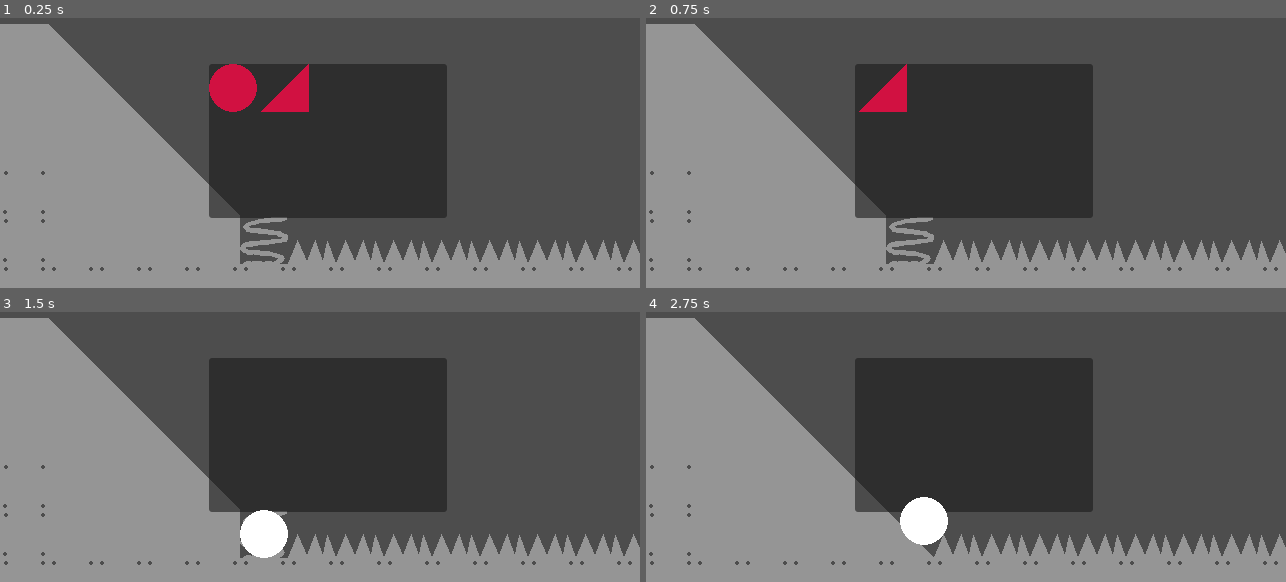
Above: before the commit, frames 1-4 (two rows, left to right).
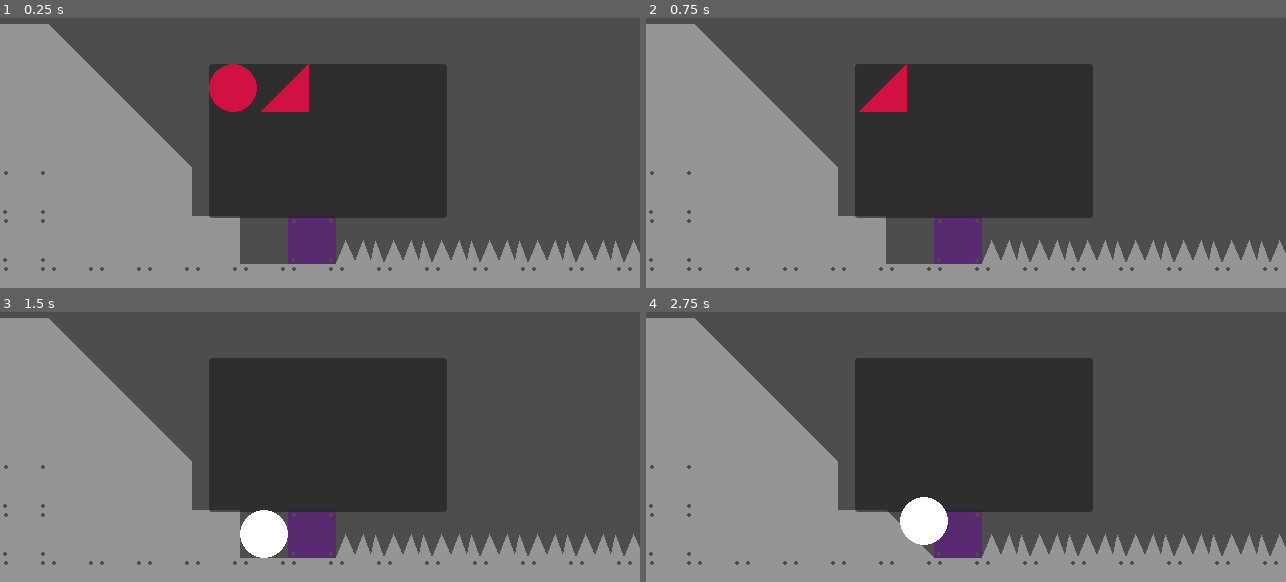
Above: after the commit, the same moments.

Repository: Akraja007/project
Game: Godot game, scene res://main.tscn
Two runs of this game, one before a commit and one after it. Both use one fixed random seed, a clock stepped at 60 frames per second and the inputs below.
Inputs (mouse positions are in pixels of both pictures, inside the frame that each line leads up to):
- Up to frame 1 (0.25 s): no input
- Up to frame 2 (0.75 s): tap Enter at 0.5 s; drag from (876, 88) to (908, 239) at 0.52 s
- Up to frame 3 (1.5 s): drag from (236, 382) to (262, 533) at 1.27 s
- Up to frame 4 (2.75 s): move the mouse to (1030, 322) at 2.02 s; press the mouse at (1030, 322) at 2.03 s

The runs differ from the first frame. In frame 1, 2.5% of the frame differs, in the area x 30-53%, y 55-92%; in frame 2, 2.5%; in frame 3, 2.0%; in frame 4, 1.8%.

Commit message:
version 1.0

Diff:
--- /dev/null
+++ b/God.gd
@@ -0,0 +1,11 @@
+extends Node
+
+
+# Called when the node enters the scene tree for the first time.
+func _ready():
+	pass # Replace with function body.
+
+
+# Called every frame. 'delta' is the elapsed time since the previous frame.
+func _process(delta):
+	pass
--- /dev/null
+++ b/cup.gd
@@ -0,0 +1,9 @@
+extends Area2D
+
+func _on_body_entered(body):
+	print("level over")
+	pass # Replace with function body.
+
+
+#create nodelevel script export level coin and other obj send data into
+# a level and level send to god
--- /dev/null
+++ b/cup.tscn
@@ -0,0 +1,19 @@
+[gd_scene load_steps=4 format=3 uid="uid://dbc14c6xo718k"]
+
+[ext_resource type="Script" path="res://cup.gd" id="1_k7ktk"]
+[ext_resource type="Texture2D" uid="uid://twojghnrls1" path="res://art/fixed block.png" id="1_tjgx0"]
+
+[sub_resource type="RectangleShape2D" id="RectangleShape2D_0gcwm"]
+size = Vector2(48, 48)
+
+[node name="cup" type="Area2D"]
+script = ExtResource("1_k7ktk")
+
+[node name="Sprite2D" type="Sprite2D" parent="."]
+self_modulate = Color(0.592157, 0.286275, 0.752941, 1)
+texture = ExtResource("1_tjgx0")
+
+[node name="CollisionShape2D" type="CollisionShape2D" parent="."]
+shape = SubResource("RectangleShape2D_0gcwm")
+
+[connection signal="body_entered" from="." to="." method="_on_body_entered"]
--- a/main.tscn
+++ b/main.tscn
@@ -7,6 +7,7 @@
 [ext_resource type="Texture2D" uid="uid://cd3wfnlhxha46" path="res://art/spikl.png" id="4_kxa07"]
 [ext_resource type="Texture2D" uid="uid://qmrkqe17tqlk" path="res://art/springl.png" id="5_2jsc6"]
 [ext_resource type="PackedScene" uid="uid://dgyrkuieracf1" path="res://spring.tscn" id="6_2g6ek"]
+[ext_resource type="PackedScene" uid="uid://dbc14c6xo718k" path="res://cup.tscn" id="6_77r02"]
 [ext_resource type="Script" path="res://sloat1.gd" id="7_cej5t"]
 [ext_resource type="Resource" uid="uid://c0iurut7vqnhk" path="res://OBJ_data/ball_data.tres" id="8_n7nym"]
 [ext_resource type="Resource" uid="uid://ch1s3n3y8f5bv" path="res://OBJ_data/righ_data.tres" id="9_l3pef"]
@@ -69,6 +70,7 @@
 0:0/0/physics_layer_0/polygon_0/points = PackedVector2Array(-24, -24, 24, -24, 24, 24, -24, 24)
 
 [sub_resource type="TileSetScenesCollectionSource" id="TileSetScenesCollectionSource_8yvfb"]
+scenes/2/scene = ExtResource("6_77r02")
 scenes/6/scene = ExtResource("6_2g6ek")
 
 [sub_resource type="TileSet" id="TileSet_f7kru"]
@@ -87,7 +89,7 @@
 modulate = Color(0.584314, 0.584314, 0.584314, 1)
 tile_set = SubResource("TileSet_f7kru")
 format = 2
-layer_0/tile_data = PackedInt32Array(327680, 1, 0, 393216, 1 …(152 unchanged characters)…  1, 0, 458764, 1, 0, 458765, 1, 0, 393221, 5, 393216, 393222, 3, 0, 393223, 3, 0, 393224, 3, 0, 393225, 3, 0, 393226, 3, 0, 393227, 3, 0, 393228, 3, 0, 393229, 3, 0, 393220, 0, 0, 393219, 0, 0, 393218, 0, 0, 393217, 0, 0, 327681, 0, 0, 327682, 0, 0, 327683, 0, 0, 262146, 0, 0, 262145, 0, 0, 196609, 0, 0, 196608, 0, 0, 262143, 0, 0, 262144, 0, 0, 327679, 0, 0, 393215, 0, 0, 458751, 0, 0, 524287, 0, 0, 327684, 2, 131072, 262147, 2, 131072, 196610, 2, 131072,  …(74 unchanged characters)…
+layer_0/tile_data = PackedInt32Array(327680, 1, 0, 393216, 1 …(152 unchanged characters)…  1, 0, 458764, 1, 0, 458765, 1, 0, 393222, 5, 131072, 393223, 3, 0, 393224, 3, 0, 393225, 3, 0, 393226, 3, 0, 393227, 3, 0, 393228, 3, 0, 393229, 3, 0, 393220, 0, 0, 393219, 0, 0, 393218, 0, 0, 393217, 0, 0, 327681, 0, 0, 327682, 0, 0, 327683, 0, 0, 262146, 0, 0, 262145, 0, 0, 196609, 0, 0, 196608, 0, 0, 262143, 0, 0, 262144, 0, 0, 327679, 0, 0, 393215, 0, 0, 458751, 0, 0, 524287, 0, 0, 262147, 2, 131072, 196610, 2, 131072,  …(74 unchanged characters)…
 script = ExtResource("2_2vsd3")
 
 [node name="Control" type="Control" parent="."]
@@ -121,6 +123,7 @@
 script = ExtResource("7_cej5t")
 data = ExtResource("9_l3pef")
 
+[connection signal="body_entered" from="TileMap/@Area2D@46678" to="TileMap/@Area2D@46678" method="_on_body_entered" flags=18]
 [connection signal="gui_input" from="Control/Panel/GridContainer/sloat1" to="Control/Panel/GridContainer/sloat1" method="_on_gui_input"]
 [connection signal="on_drag" from="Control/Panel/GridContainer/sloat1" to="TileMap" method="_on_sloat_on_drag"]
 [connection signal="gui_input" from="Control/Panel/GridContainer/sloat2" to="Control/Panel/GridContainer/sloat2" method="_on_gui_input"]
--- a/project.godot
+++ b/project.godot
@@ -16,6 +16,10 @@
 config/features=PackedStringArray("4.1", "Mobile")
 config/icon="res://icon.svg"
 
+[autoload]
+
+God="*res://God.gd"
+
 [display]
 
 window/size/viewport_width=640
--- a/spring.gd
+++ b/spring.gd
@@ -1,6 +1,7 @@
 extends Area2D
-
+@export var power:int=600
 
 func _on_body_entered(body):
-
+	if body.name=="ball":
+		body.apply_central_impulse(Vector2i.UP*power)
 	pass
--- /dev/null
+++ b/ui/main_menu.gd
@@ -0,0 +1,16 @@
+extends Control
+@export var start:PackedScene
+@onready var credit_container = $"CREDIT Container"
+@onready var how_to_play_container = $"how to play Container"
+
+
+func _on_start_button_button_down():
+	get_tree().change_scene_to_packed(start)
+	pass # Replace with function body.
+
+func _on_credit_button_toggled(button_pressed):
+	pass # Replace with function body.
+
+func _on_exit_button_button_down():
+	get_tree().quit()
+	pass # Replace with function body.
--- /dev/null
+++ b/ui/main_menu.tscn
@@ -0,0 +1,149 @@
+[gd_scene load_steps=8 format=3 uid="uid://bwov42n570dus"]
+
+[ext_resource type="Script" path="res://ui/main_menu.gd" id="1_csryh"]
+[ext_resource type="Texture2D" uid="uid://bvx2orokvdngn" path="res://icon.svg" id="1_fss1i"]
+[ext_resource type="PackedScene" uid="uid://c8x2myah6myno" path="res://main.tscn" id="2_sxiy0"]
+
+[sub_resource type="LabelSettings" id="LabelSettings_7rd8f"]
+font_size = 30
+font_color = Color(0.878431, 0.984314, 0.988235, 1)
+
+[sub_resource type="StyleBoxFlat" id="StyleBoxFlat_gv6fg"]
+bg_color = Color(0.164706, 0.615686, 0.560784, 1)
+corner_radius_top_left = 10
+corner_radius_top_right = 10
+corner_radius_bottom_right = 10
+corner_radius_bottom_left = 10
+
+[sub_resource type="StyleBoxFlat" id="StyleBoxFlat_fxj2f"]
+bg_color = Color(0.164706, 0.615686, 0.560784, 1)
+
+[sub_resource type="StyleBoxFlat" id="StyleBoxFlat_uoboc"]
+bg_color = Color(0.164706, 0.615686, 0.560784, 1)
+
+[node name="main menu" type="Control"]
+layout_mode = 3
+anchors_preset = 15
+anchor_right = 1.0
+anchor_bottom = 1.0
+grow_horizontal = 2
+grow_vertical = 2
+script = ExtResource("1_csryh")
+start = ExtResource("2_sxiy0")
+metadata/_edit_use_anchors_ = true
+
+[node name="ColorRect" type="ColorRect" parent="."]
+layout_mode = 0
+offset_right = 640.0
+offset_bottom = 360.0
+color = Color(0.14902, 0.27451, 0.32549, 1)
+
+[node name="CenterContainer" type="CenterContainer" parent="."]
+layout_mode = 1
+anchors_preset = 5
+anchor_left = 0.5
+anchor_right = 0.5
+offset_left = -320.0
+offset_right = 320.0
+offset_bottom = 160.0
+grow_horizontal = 2
+
+[node name="Label" type="Label" parent="CenterContainer"]
+layout_mode = 2
+text = "THE WORLD BEST GAME"
+label_settings = SubResource("LabelSettings_7rd8f")
+
+[node name="VBoxContainer" type="VBoxContainer" parent="."]
+layout_mode = 0
+offset_right = 320.0
+offset_bottom = 360.0
+alignment = 2
+
+[node name="MarginContainer" type="MarginContainer" parent="VBoxContainer"]
+layout_mode = 2
+theme_override_constants/margin_left = 40
+theme_override_constants/margin_top = 10
+theme_override_constants/margin_bottom = 10
+
+[node name="start_button" type="Button" parent="VBoxContainer/MarginContainer"]
+layout_mode = 2
+theme_override_colors/font_color = Color(0.913725, 0.768627, 0.415686, 1)
+theme_override_styles/normal = SubResource("StyleBoxFlat_gv6fg")
+text = "START"
+
+[node name="MarginContainer2" type="MarginContainer" parent="VBoxContainer"]
+layout_mode = 2
+theme_override_constants/margin_left = 40
+theme_override_constants/margin_top = 10
+theme_override_constants/margin_bottom = 10
+
+[node name="credit_button" type="Button" parent="VBoxContainer/MarginContainer2"]
+layout_mode = 2
+theme_override_colors/font_color = Color(0.913725, 0.768627, 0.415686, 1)
+theme_override_styles/normal = SubResource("StyleBoxFlat_fxj2f")
+text = "CREDIT"
+
+[node name="MarginContainer3" type="MarginContainer" parent="VBoxContainer"]
+layout_mode = 2
+theme_override_constants/margin_left = 40
+theme_override_constants/margin_top = 10
+theme_override_constants/margin_bottom = 40
+
+[node name="exit_button" type="Button" parent="VBoxContainer/MarginContainer3"]
+layout_mode = 2
+theme_override_colors/font_color = Color(0.913725, 0.768627, 0.415686, 1)
+theme_override_styles/normal = SubResource("StyleBoxFlat_uoboc")
+text = "EXIT"
+
+[node name="how to play Container" type="CenterContainer" parent="."]
+layout_mode = 1
+anchors_preset = 3
+anchor_left = 1.0
+anchor_top = 1.0
+anchor_right = 1.0
+anchor_bottom = 1.0
+offset_left = -320.0
+offset_top = -180.0
+grow_horizontal = 0
+grow_vertical = 0
+
+[node name="TextureRect" type="TextureRect" parent="how to play Container"]
+self_modulate = Color(0.439216, 0.439216, 0.439216, 1)
+layout_mode = 2
+texture = ExtResource("1_fss1i")
+
+[node name="Label" type="Label" parent="how to play Container"]
+self_modulate = Color(0.847059, 0.952941, 0, 1)
+layout_mode = 2
+text = "HOW TO PLAY"
+
+[node name="CREDIT Container" type="VBoxContainer" parent="."]
+visible = false
+layout_mode = 1
+anchors_preset = 3
+anchor_left = 1.0
+anchor_top = 1.0
+anchor_right = 1.0
+anchor_bottom = 1.0
+offset_left = -320.0
+offset_top = -4.0
+offset_bottom = 150.0
+grow_horizontal = 0
+grow_vertical = 0
+
+[node name="MarginContainer" type="MarginContainer" parent="CREDIT Container"]
+layout_mode = 2
+theme_override_constants/margin_left = 40
+
+[node name="Label" type="Label" parent="CREDIT Container/MarginContainer"]
+layout_mode = 2
+text = "
+DEVELOPER  :  RAJA
+DESINER        :     ,,
+ARTSIST         :     ,,
+MUSIC            :     ,,"
+autowrap_mode = 3
+
+[connection signal="button_down" from="VBoxContainer/MarginContainer/start_button" to="." method="_on_start_button_button_down"]
+[connection signal="toggled" from="VBoxContainer/MarginContainer2/credit_button" to="." method="_on_credit_button_toggled"]
+[connection signal="button_down" from="VBoxContainer/MarginContainer3/exit_button" to="." method="_on_exit_button_button_down"]
Not shown: 1 places in main.tscn that only renumber resources
